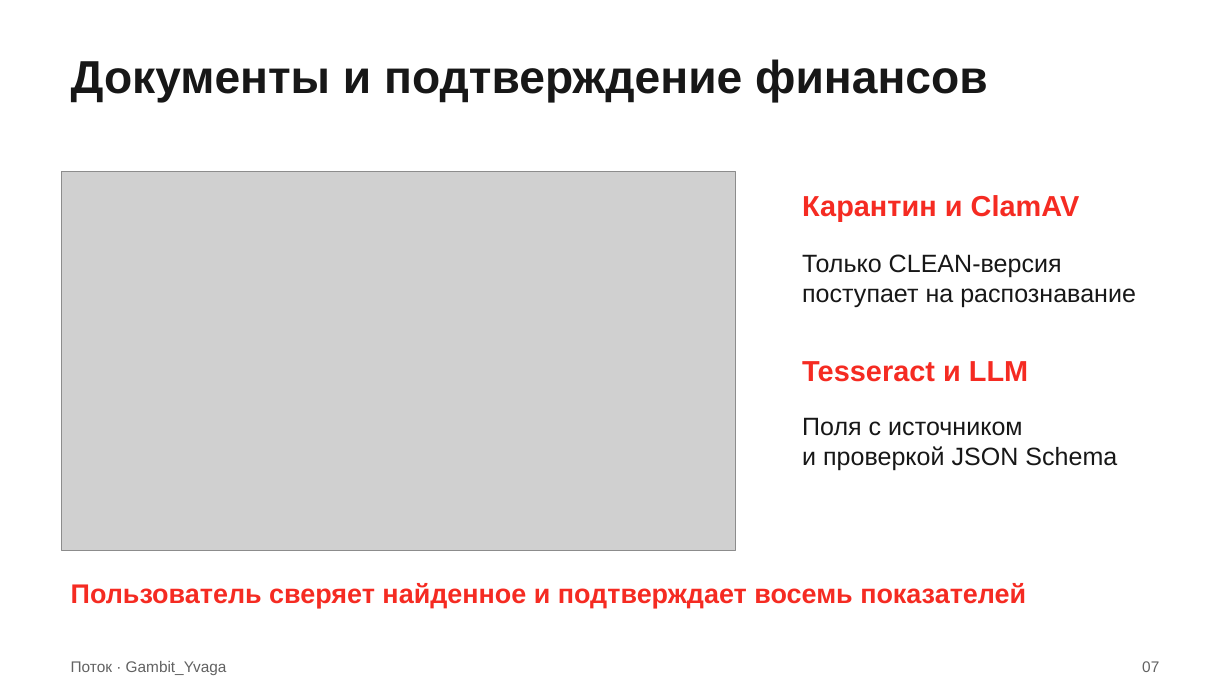
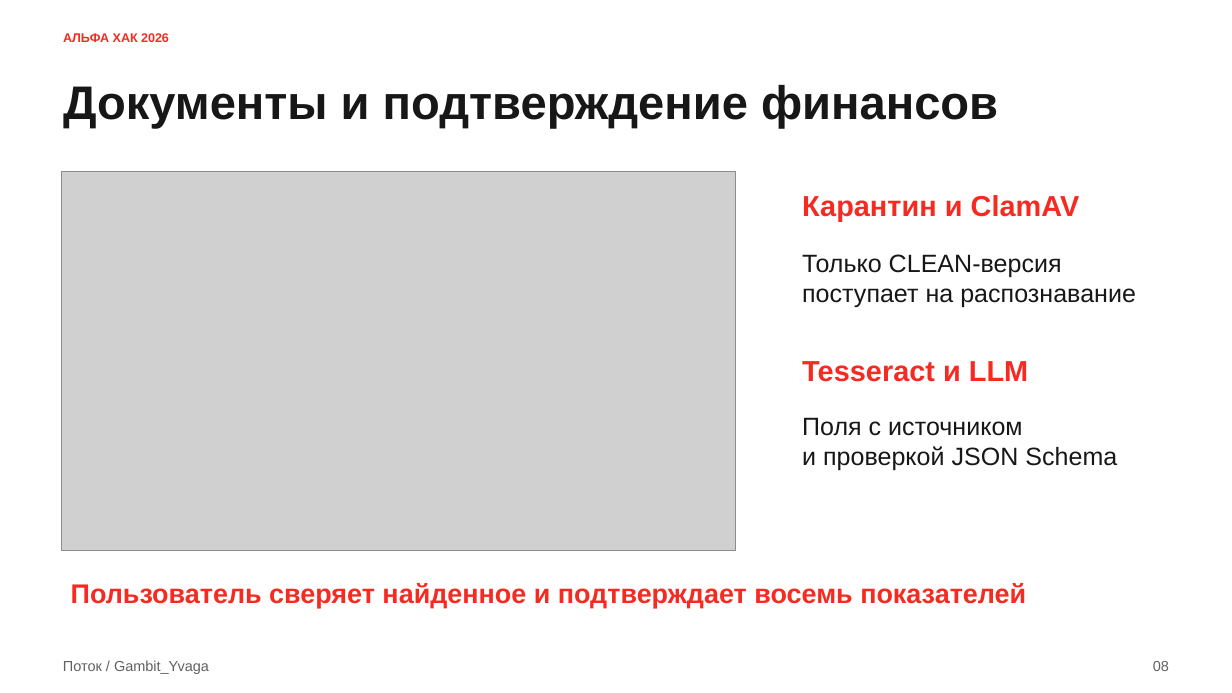
Before and after one commit to Tonitrus1/ALFA-HACK-2026, a slide deck: slide 8 of docs/jury/presentation/potok-gambit-yvaga.pptx (slide 7 before the commit). Drawn at 1232x693 pixels with LibreOffice and Linux fonts; fonts in the diff are those of the drawing; grey boxes stand for pictures. Boxes give left, top, right and bottom in pixels: in the first picture for what was removed or moved away, otherwise in the second. Text is boxed around its words. In the diff, an @@ line names an element or a change of style, - is before the commit and + after.

```diff
--- a/docs/jury/presentation/potok-gambit-yvaga.pptx
+++ b/docs/jury/presentation/potok-gambit-yvaga.pptx
@@ text added at (63,33,169,42), 9.8 pt, text #F52B22, bold @@
+АЛЬФА ХАК 2026
@@ text "Документы и подтверждение финансов": place and size @@
-text "Документы и подтверждение финансов" at (71,59,988,102)
+text "Документы и подтверждение финансов" at (63,85,998,128)
@@ text "Документы и подтверждение финансов" at (63,85,998,128): size 36 to 36.8 pt @@
@@ text at (63,660,209,674): text changed; size 12 to 11.2 pt @@
-Поток · Gambit_Yvaga
+Поток / Gambit_Yvaga
@@ text removed at (1142,661,1159,672) @@
-07
@@ text added at (1153,661,1169,671), 11.2 pt, text #626262 @@
+08
```
Also in this commit, not shown: 7 other slides changed, 4 slides added, 4 slides removed, 25 other files.
